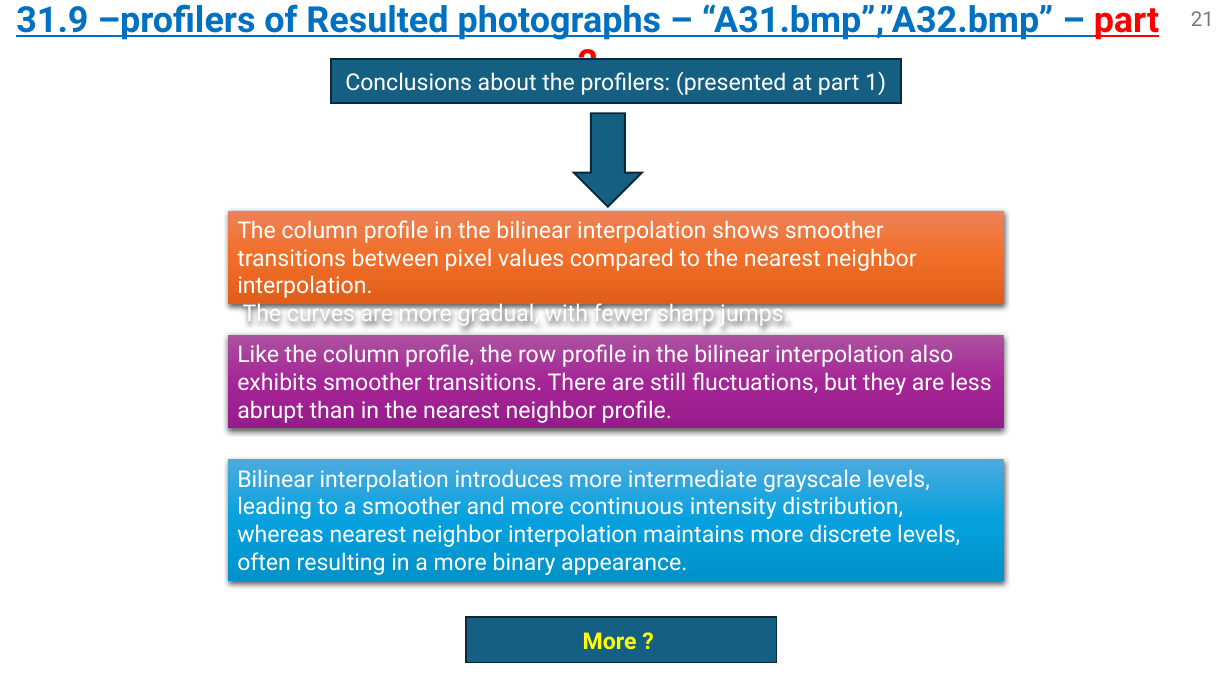
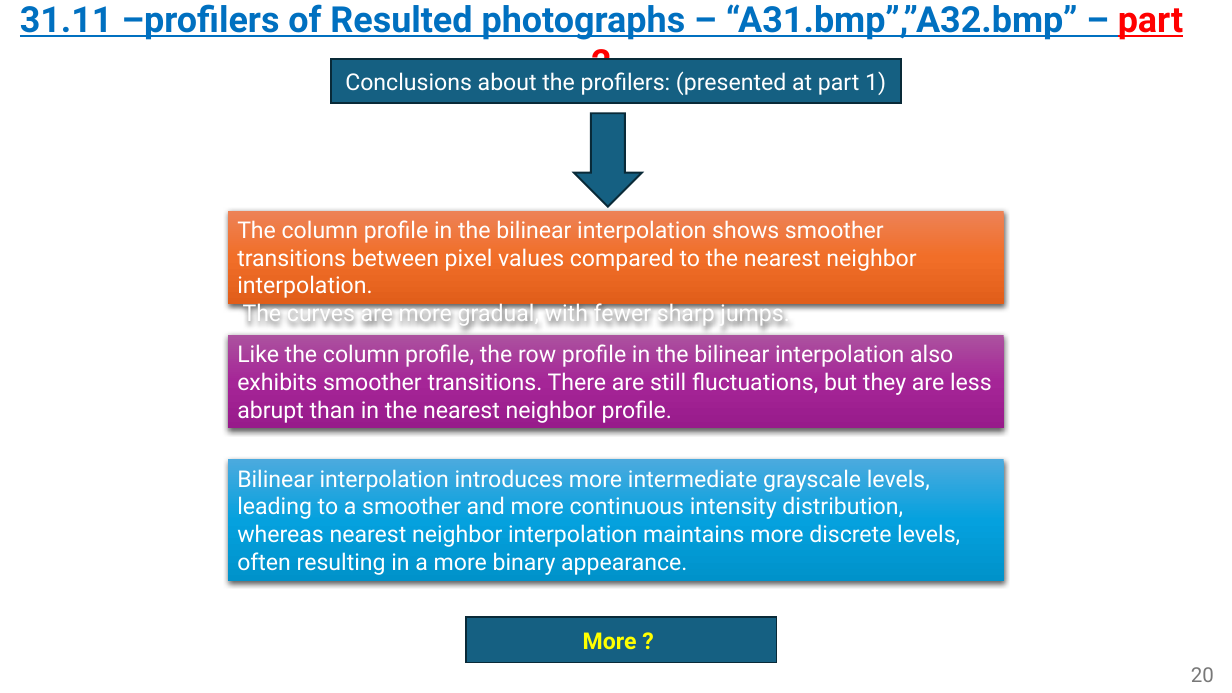
Before and after one commit to omripony/image-processing, a slide deck: slide 20 of labs/lab31-waiting for grade/version 2/1950-2210-7939-ImPr31-2.pptx (slide 21 before the commit). Drawn at 1232x693 pixels with LibreOffice and Linux fonts; fonts in the diff are those of the drawing. Boxes give left, top, right and bottom in pixels: in the first picture for what was removed or moved away, otherwise in the second. Text is boxed around its words. In the diff, an @@ line names an element or a change of style, - is before the commit and + after.

```diff
--- a/labs/lab31-waiting for grade/version 2/1950-2210-7939-ImPr31-2.pptx
+++ b/labs/lab31-waiting for grade/version 2/1950-2210-7939-ImPr31-2.pptx
@@ text at box(20, 4, 1184, 40): text changed @@
-31.9 –profilers of Resulted photographs – “A31.bmp”,”A32.bmp” – part 2
+31.11 –profilers of Resulted photographs – “A31.bmp”,”A32.bmp” – part 2
@@ page number removed at box(1191, 11, 1214, 26) @@
-21
@@ page number added at box(1191, 667, 1214, 682), 16 pt, text #797979 @@
+20
```
Also in this commit, not shown: 13 other slides changed, 2 slides added, 3 slides removed.
